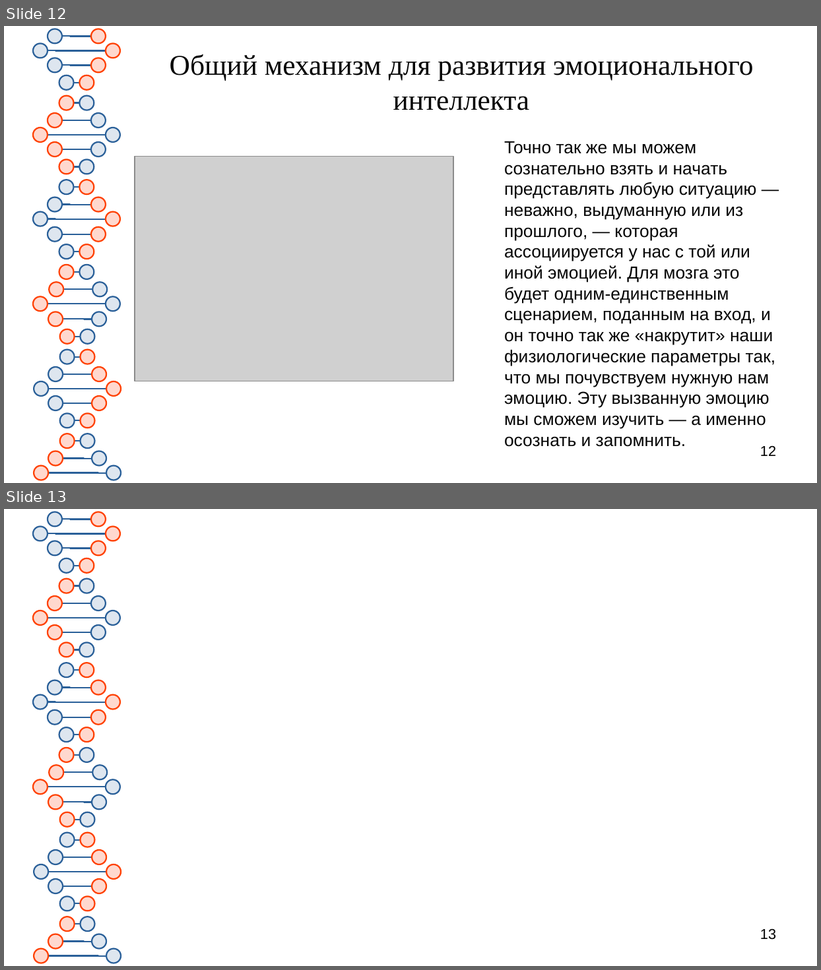
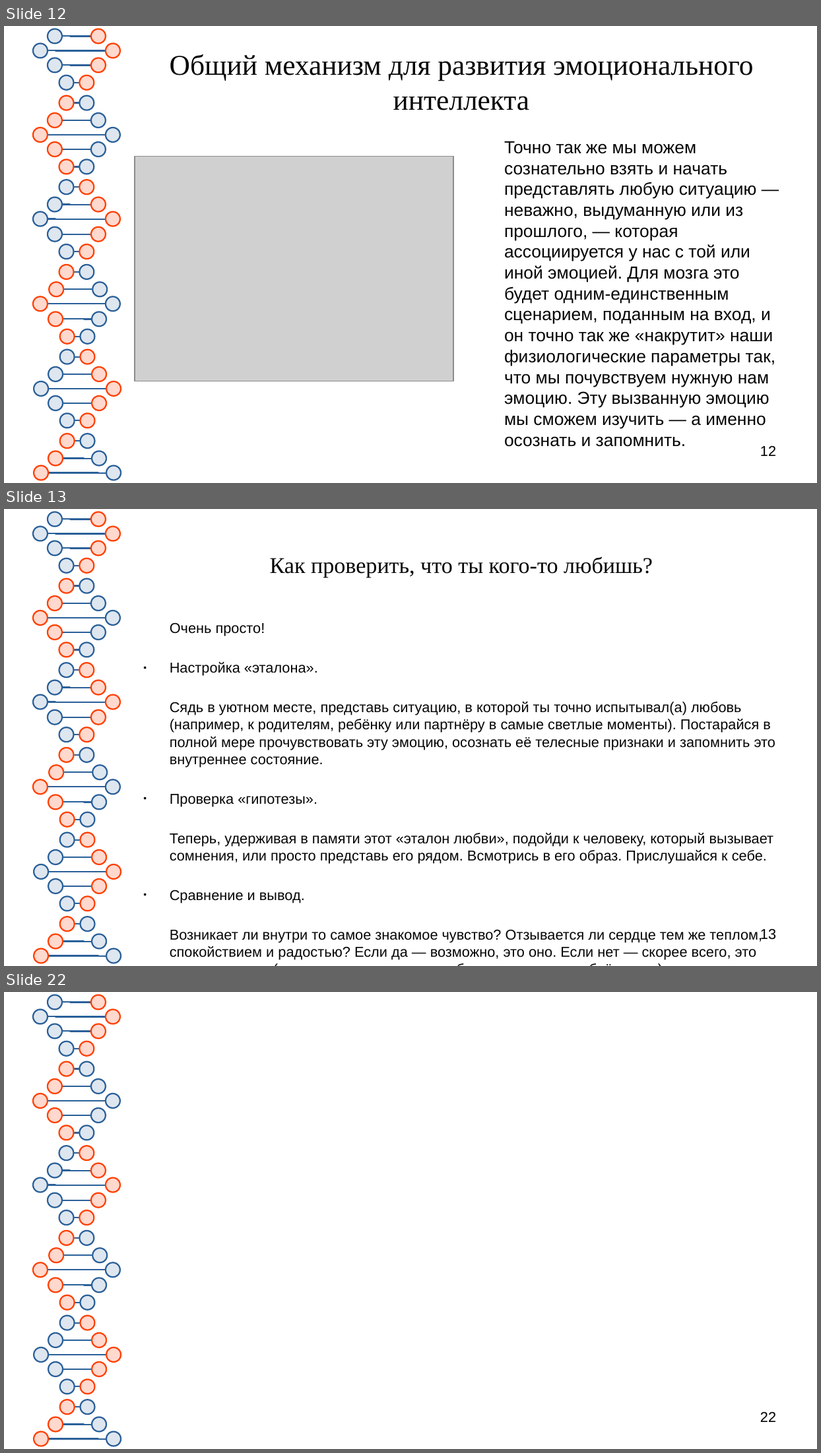
Before and after one commit to Chularev/articles, a slide deck: Psychology/5. Эмоциональный интеллект/Эмоциональный интеллект.odp. Shown one above the other, each under a label of ours: slides 12 and 13 before the commit, slides 12, 13 and 22 after it; the slides between them are not shown. The pictures are 821x970 and 821x1453 pixels, drawn with LibreOffice and Linux fonts; fonts in the diff are those of the drawing; grey boxes stand for pictures. Boxes give left, top, right and bottom in pixels: in the first picture for what was removed or moved away, otherwise in the second. Text is boxed around its words. In the diff, an @@ line names an element or a change of style, - is before the commit and + after.

Commit message:
tmp

```diff
--- a/Psychology/5. Эмоциональный интеллект/Эмоциональный интеллект.odp
+++ b/Psychology/5. Эмоциональный интеллект/Эмоциональный интеллект.odp
@@ slide 13 added at (x1=4, y1=509, x2=817, y2=966), background #FFFFFF; not listed: 81 template elements that a slide beside it also shows @@
@@ title added at (x1=270, y1=557, x2=653, y2=578), 22 pt, text #050505 @@
+Как проверить, что ты кого-то любишь?
@@ text added at (x1=170, y1=623, x2=776, y2=960), 14 pt, text #050505 @@
+Очень просто!
+● Настройка «эталона».
+Сядь в уютном месте, представь ситуацию, в которой ты точно испытывал(а) любовь (например, к родителям, ребёнку или партнёру в самые светлые моменты). Постарайся в полной мере прочувствовать эту эмоцию, осознать её телесные признаки и запомнить это внутреннее состояние.
+● Проверка «гипотезы».
+Теперь, удерживая в памяти этот «эталон любви», подойди к человеку, который вызывает сомнения, или просто представь его рядом. Всмотрись в его образ. Прислушайся к себе.
+● Сравнение и вывод.
+Возникает ли внутри то самое знакомое чувство? Отзывается ли сердце тем же теплом, спокойствием и радостью? Если да — возможно, это оно. Если нет — скорее всего, это другое чувство (привязанность, привычка, благодарность, влюблённость).
@@ page number added at (x1=760, y1=929, x2=776, y2=942), 14 pt, text #000000 @@
+13
@@ what was slide 13 is now slide 22 @@
@@ page number at (x1=760, y1=1412, x2=776, y2=1422): text changed @@
-13
+22
```
Also in this commit, not shown: 8 other slides added.
